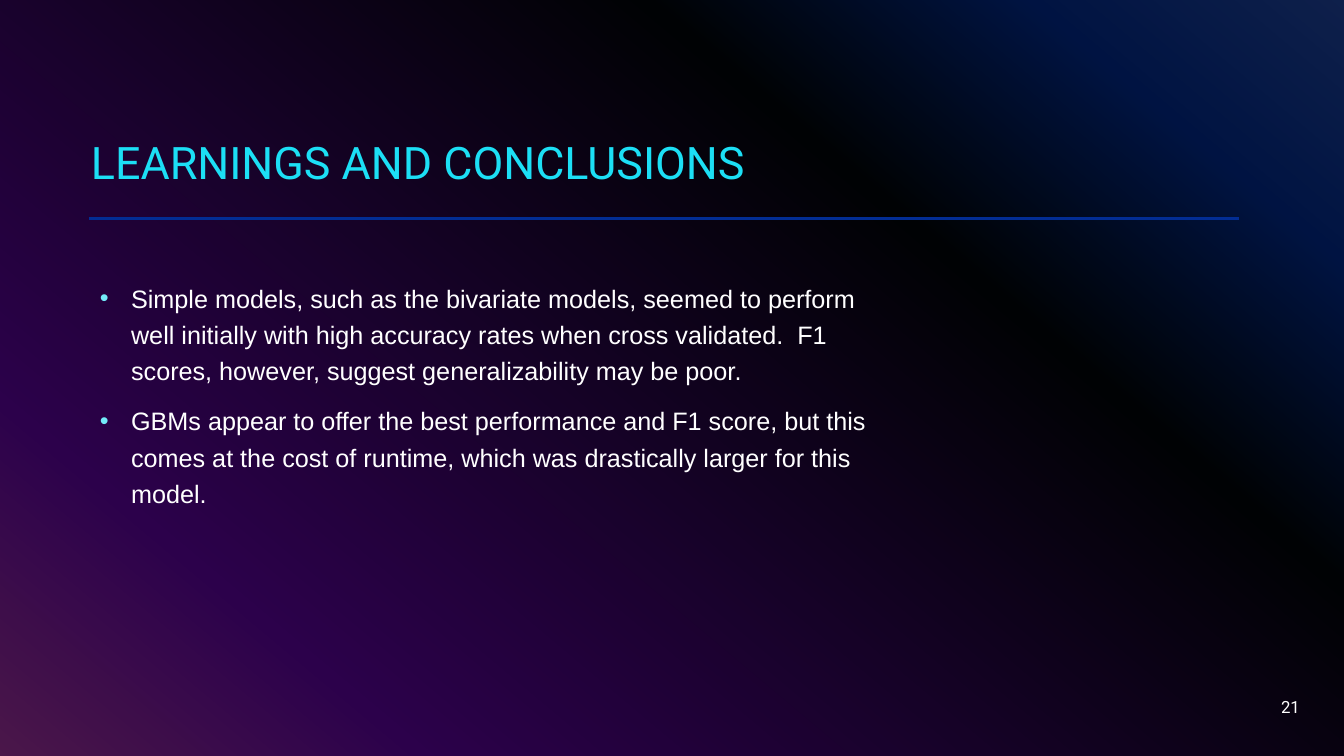
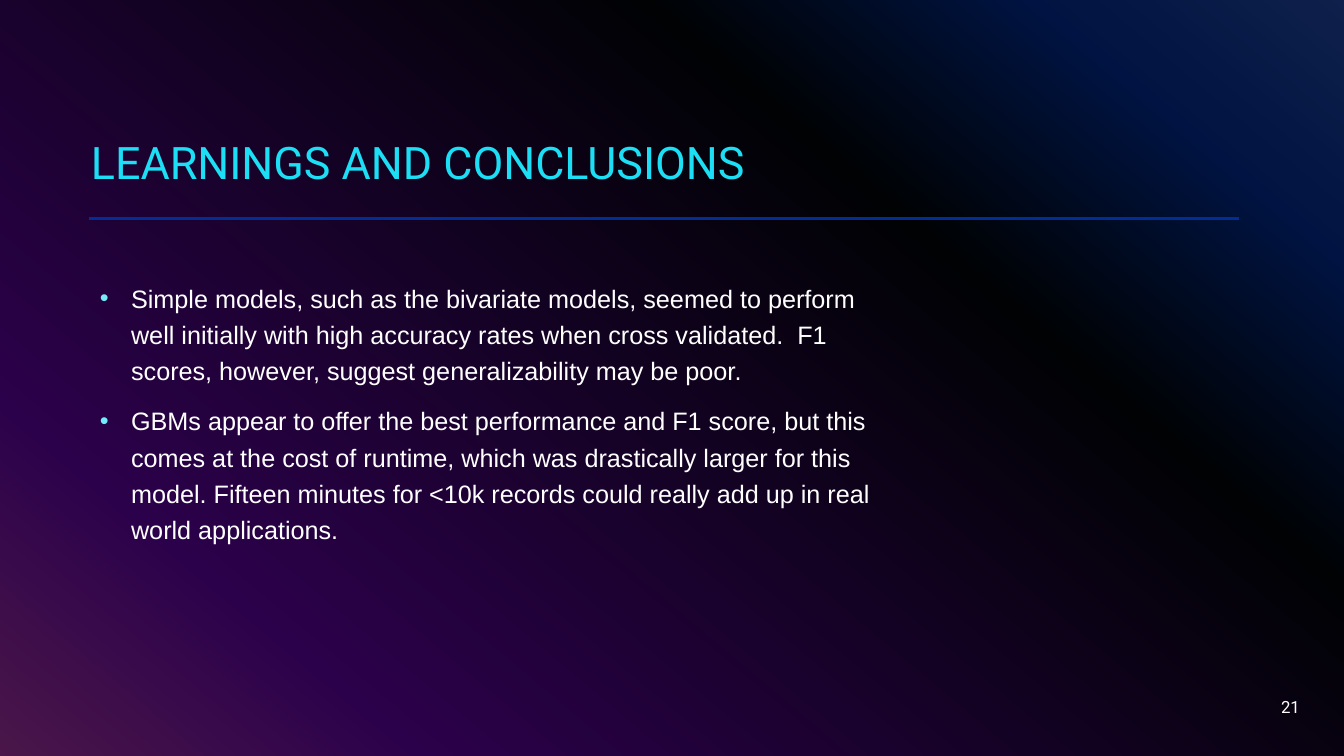
Before and after one commit to erin-valdes/EN625.742_group_project, a slide deck: slide 21 of Presentation_Final_V2.pptx. Drawn at 1344x756 pixels with LibreOffice and Linux fonts; fonts in the diff are those of the drawing. Boxes give left, top, right and bottom in pixels: in the first picture for what was removed or moved away, otherwise in the second. Text is boxed around its words. In the diff, an @@ line names an element or a change of style, - is before the commit and + after.

```diff
--- a/Presentation_Final_V2.pptx
+++ b/Presentation_Final_V2.pptx
@@ text at [131, 411, 869, 545]: text changed @@
-• GBMs appear to offer the best performance and F1 score, but this comes at the cost of runtime, which was drastically larger for this model.
+• GBMs appear to offer the best performance and F1 score, but this comes at the cost of runtime, which was drastically larger for this model. Fifteen minutes for <10k records could really add up in real world applications.
```
Also in this commit, not shown: 4 other slides changed.
